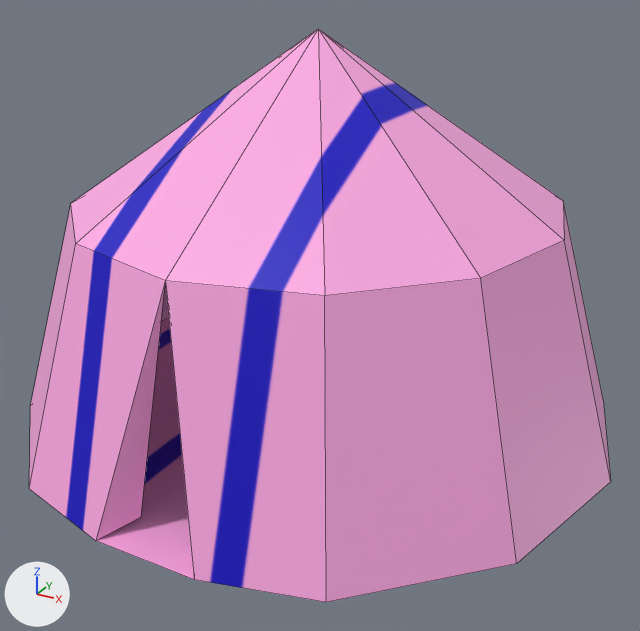
Before and after pictures for a commit that changed the FBX model Assets/素材/場景物件/營帳.fbx.
Rendered twice from a 50 mm lens placed at (0.125, -1.034, 0.614), pointed at (-0.382, -0.112, 0.154). Arrows for +X, +Y and +Z are at lower left; the lights stay in place. Both versions are drawn at full value of the shape key '門' of '圓錐體'; the numbers are the values there. Mesh edges are drawn as thin lines.

Objects in the first picture: '圓錐體'.
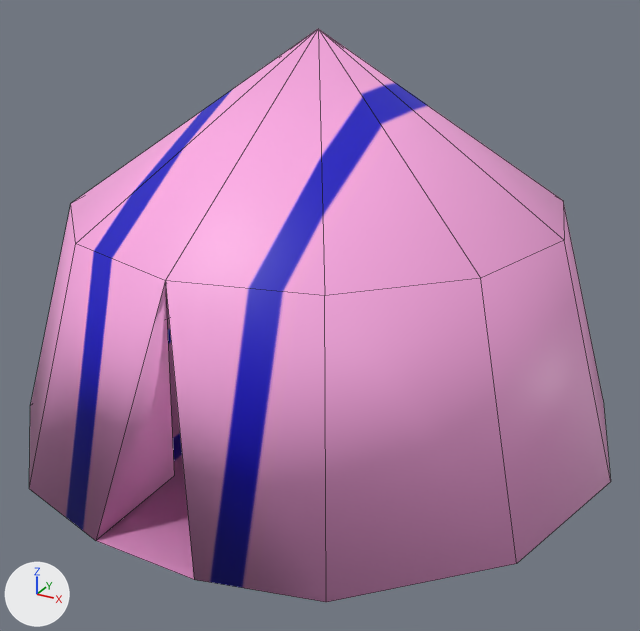
Where the change shows, as pixel boxes (x1, y1, x2, y2) in the pictures (640 x 631 px; the box of a moved part takes in the faces that stretch with it):
'圓錐體', reshaped, shading changed: (29, 29, 611, 602) in both
part 1 of me_圓錐體_006, moved or reshaped: before (96, 284, 165, 541); after (96, 284, 174, 540)
part 2 of me_圓錐體_006, shading changed: (29, 29, 611, 602) in both

The edits, one by one:
me_圓錐體_006 has 28 vertices, 27 faces and spans x -0.444..0.419, y -0.26..0.271, z -0.311..0.251.
me_圓錐體_006 is used by ob_圓錐體; location (-0.389, -0.081, 0.281); scale (0.926, 1.47, 0.89).
Part 1, on me_圓錐體_006:
Vertex 26 of me_圓錐體_006 moves from (0.029, -0.229, -0.298) to (0.053, -0.174, -0.298).
Vertex 27 of me_圓錐體_006 moves from (-0.054, -0.229, -0.298) at pixel (140, 517) to (-0.072, -0.173, -0.298) at pixel (174, 475).
me_圓錐體_006 part 2: edges marked sharp go from 49 to 0.
